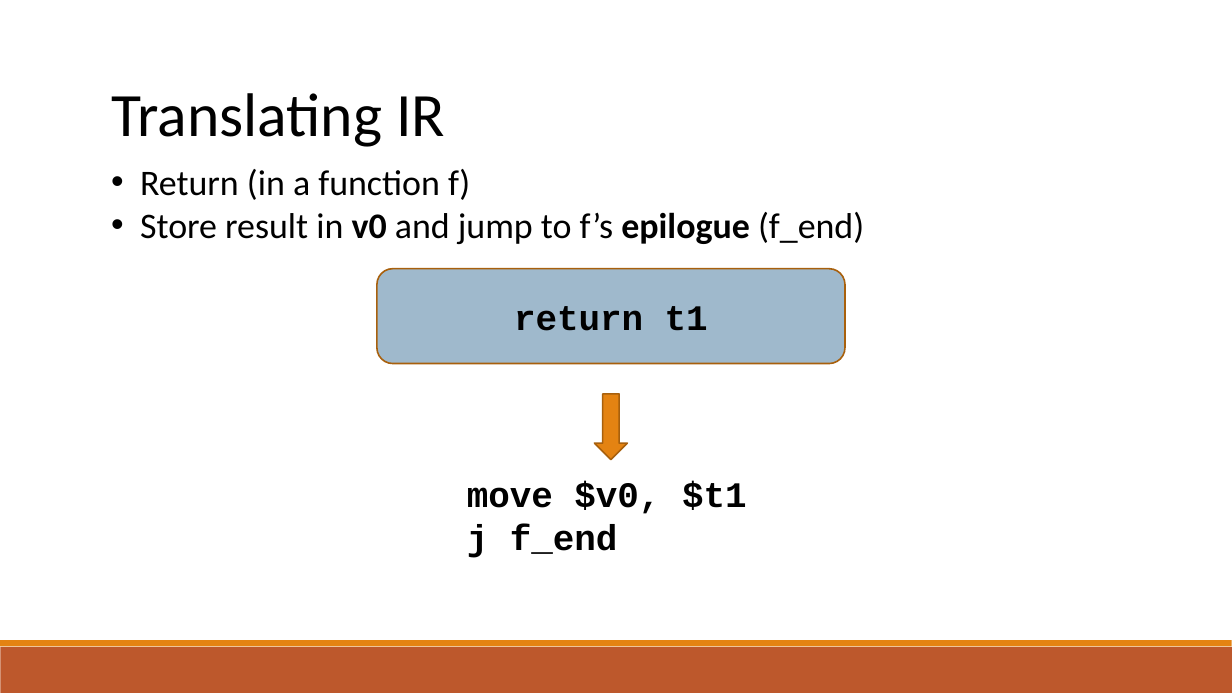
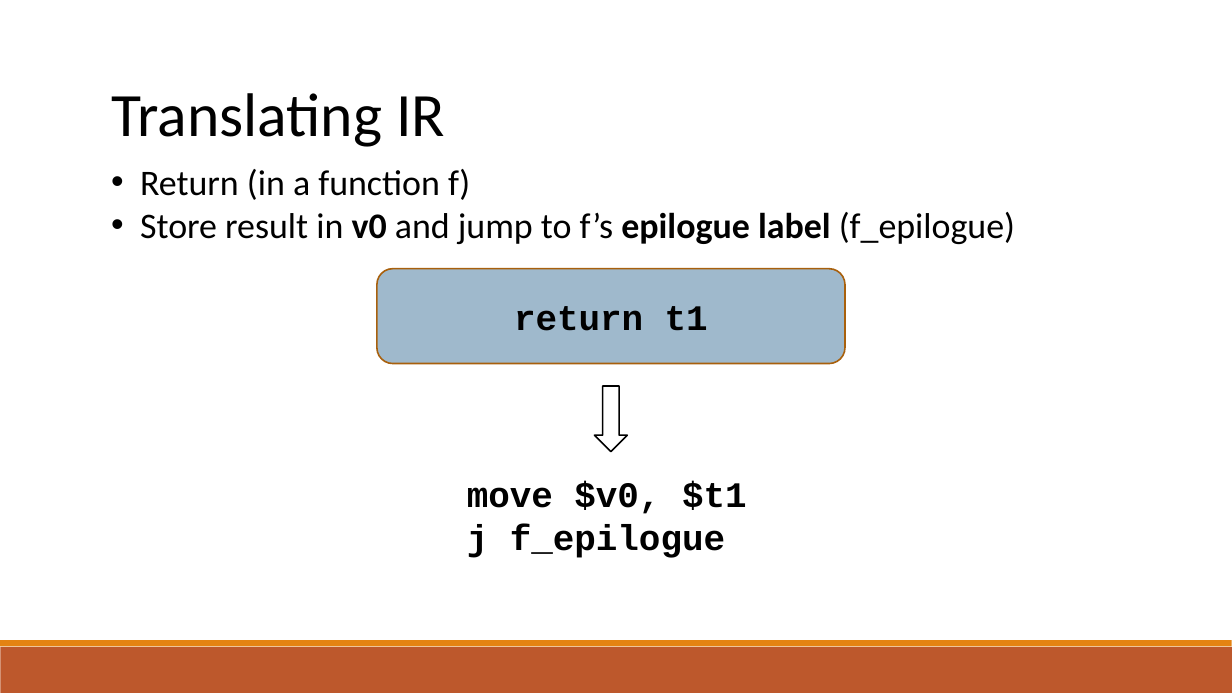
Before and after one commit to raghadzeidan/COMPILATION_TAU_FOR_STUDENTS, a slide deck: slide 42 of new_slides/codegen.pptx (slide 40 before the commit). Drawn at 1232x693 pixels with LibreOffice and Linux fonts; fonts in the diff are those of the drawing. Boxes give left, top, right and bottom in pixels: in the first picture for what was removed or moved away, otherwise in the second. Text is boxed around its words. In the diff, an @@ line names an element or a change of style, - is before the commit and + after.

```diff
--- a/new_slides/codegen.pptx
+++ b/new_slides/codegen.pptx
@@ text at bbox=[140, 212, 1015, 244]: text changed @@
-• Store result in v0 and jump to f’s epilogue (f_end)
+• Store result in v0 and jump to f’s epilogue label (f_epilogue)
@@ down arrow: place and size @@
-down arrow at bbox=[594, 394, 628, 459]
+down arrow at bbox=[594, 386, 628, 452]
@@ down arrow at bbox=[594, 386, 628, 452]: fill #E48312 to #FFFFFF; outline #A9610D 1.25 pt to #000000 1.25 pt @@
@@ text at bbox=[467, 525, 725, 558]: text changed @@
-j f_end
+j f_epilogue
```
Also in this commit, not shown: 10 other slides changed, 13 slides added, 1 other file.
